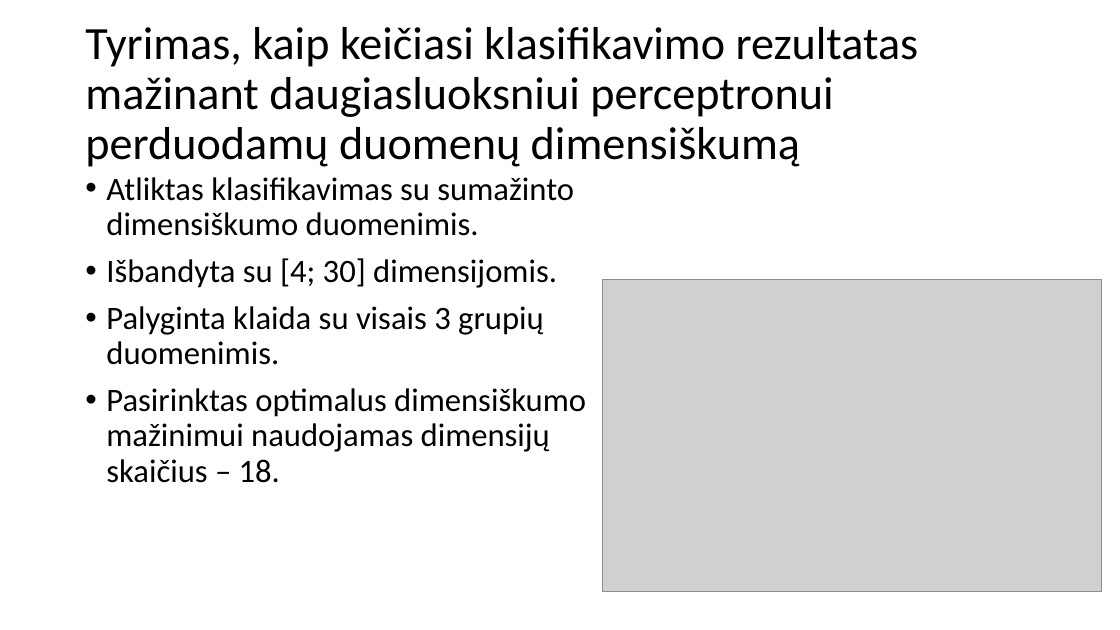
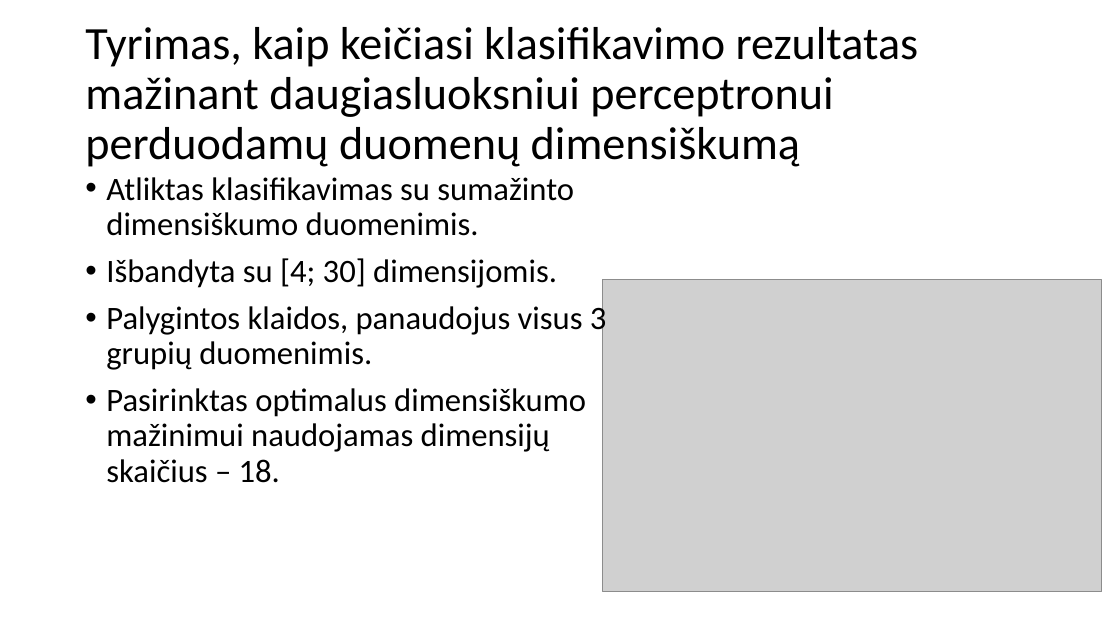
Before and after one commit to donce/bakalauras, a slide deck: slide 8 of pristatymas.pptx. Drawn at 1120x630 pixels with LibreOffice and Linux fonts; fonts in the diff are those of the drawing; grey boxes stand for pictures. Boxes give left, top, right and bottom in pixels: in the first picture for what was removed or moved away, otherwise in the second. Text is boxed around its words. In the diff, an @@ line names an element or a change of style, - is before the commit and + after.

```diff
--- a/pristatymas.pptx
+++ b/pristatymas.pptx
@@ text at [106,302,607,370]: text changed @@
-• Palyginta klaida su visais 3 grupių duomenimis.
+• Palygintos klaidos, panaudojus visus 3 grupių duomenimis.
```
Also in this commit, not shown: 3 other slides changed.
